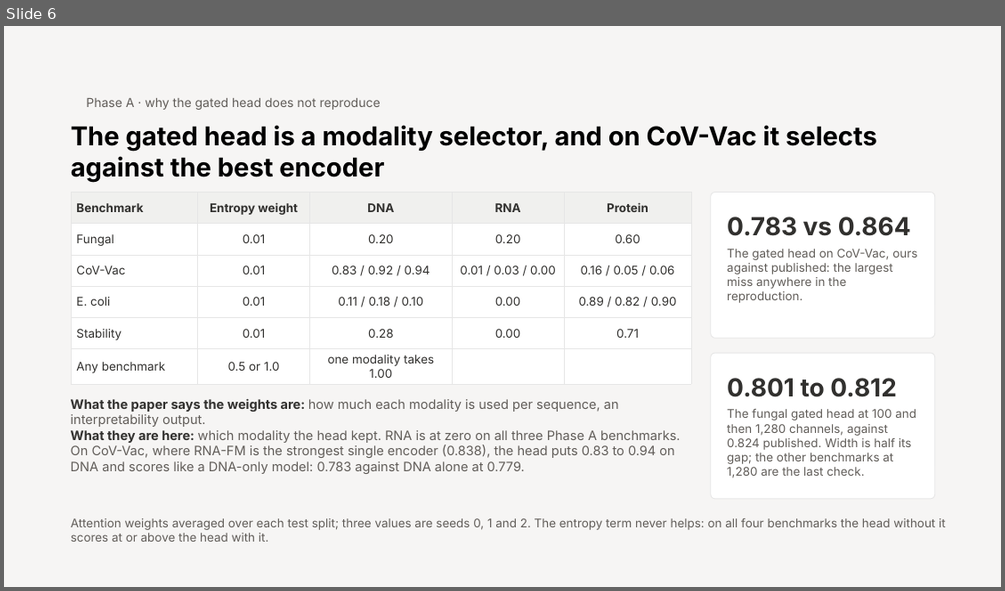
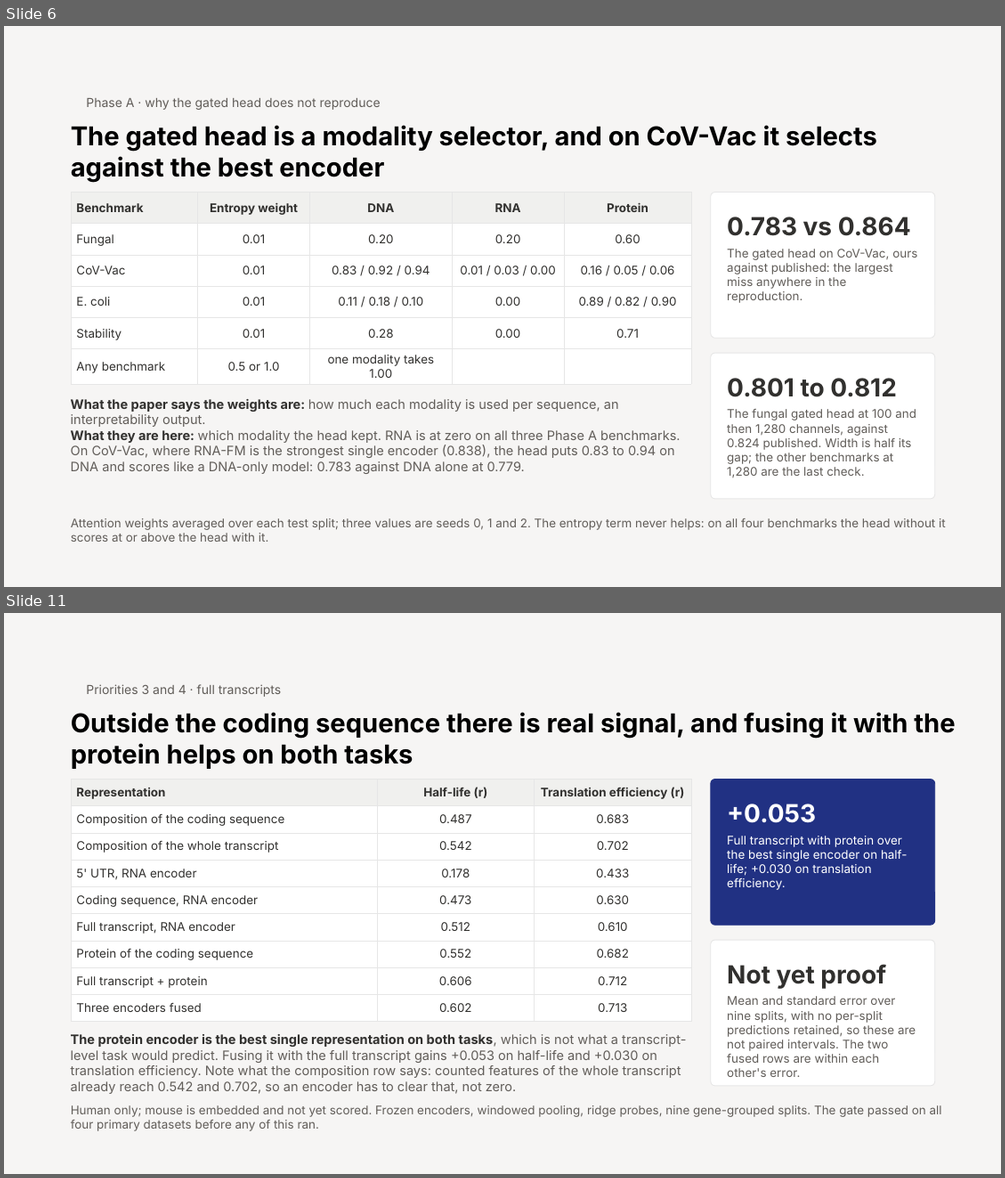
Before and after one commit to jtmckinley4/multimodal-bio-fusion, a slide deck: docs/notes/Slides/Mina_Progress_Slides_2026-10-22.pptx. Shown one above the other, each under a label of ours: slide 6 before the commit, slides 6 and 11 after it; the slides between them are not shown. The pictures are 1005x591 and 1005x1178 pixels, drawn with LibreOffice and Linux fonts; fonts in the diff are those of the drawing. Boxes give left, top, right and bottom in pixels: in the first picture for what was removed or moved away, otherwise in the second. Text is boxed around its words. In the diff, an @@ line names an element or a change of style, - is before the commit and + after.

```diff
--- a/docs/notes/Slides/Mina_Progress_Slides_2026-10-22.pptx
+++ b/docs/notes/Slides/Mina_Progress_Slides_2026-10-22.pptx
@@ slide 11 added at box(4, 613, 1001, 1174), background #F6F5F4 @@
@@ text added at box(86, 684, 281, 697), 12 pt, text #615D59 @@
+Priorities 3 and 4 · full transcripts
@@ title added at box(71, 712, 955, 769), 25 pt, text #000000, bold @@
+Outside the coding sequence there is real signal, and fusing it with the protein helps on both tasks
@@ table added at box(71, 779, 691, 1015), 9 rows, 3 columns @@
+Representation | Half-life (r) | Translation efficiency (r)
+Composition of the coding sequence | 0.487 | 0.683
+Composition of the whole transcript | 0.542 | 0.702
+5' UTR, RNA encoder | 0.178 | 0.433
+Coding sequence, RNA encoder | 0.473 | 0.630
+Full transcript, RNA encoder | 0.512 | 0.610
+Protein of the coding sequence | 0.552 | 0.682
+Full transcript + protein | 0.606 | 0.712
+Three encoders fused | 0.602 | 0.713
@@ rounded rectangle added at box(711, 779, 935, 925), fill #213183, outline #213183 0.75 pt @@
@@ text added at box(727, 803, 816, 823), 24 pt, text #FFFFFF, bold @@
++0.053
@@ text added at box(727, 835, 906, 890), 11.5 pt, text #FFFFFF @@
+Full transcript with protein over the best single encoder on half-life; +0.030 on translation efficiency.
@@ rounded rectangle added at box(711, 940, 935, 1086), fill #FFFFFF, outline #E6E6E6 0.75 pt @@
@@ text added at box(727, 964, 886, 989), 24 pt, text #31302E, bold @@
+Not yet proof
@@ text added at box(727, 996, 915, 1077), 11.5 pt, text #615D59 @@
+Mean and standard error over nine splits, with no per-split predictions retained, so these are not paired intervals. The two fused rows are within each other's error.
@@ text added at box(71, 1034, 686, 1094), 12.5 pt, text #615D59 @@
+The protein encoder is the best single representation on both tasks, which is not what a transcript-level task would predict. Fusing it with the full transcript gains +0.053 on half-life and +0.030 on translation efficiency. Note what the composition row says: counted features of the whole transcript already reach 0.542 and 0.702, so an encoder has to clear that, not zero.
@@ text added at box(71, 1105, 942, 1131), 11.5 pt, text #615D59 @@
+Human only; mouse is embedded and not yet scored. Frozen encoders, windowed pooling, ridge probes, nine gene-grouped splits. The gate passed on all four primary datasets before any of this ran.
```
Also in this commit, not shown: 5 slides changed, 2 other slides added.
